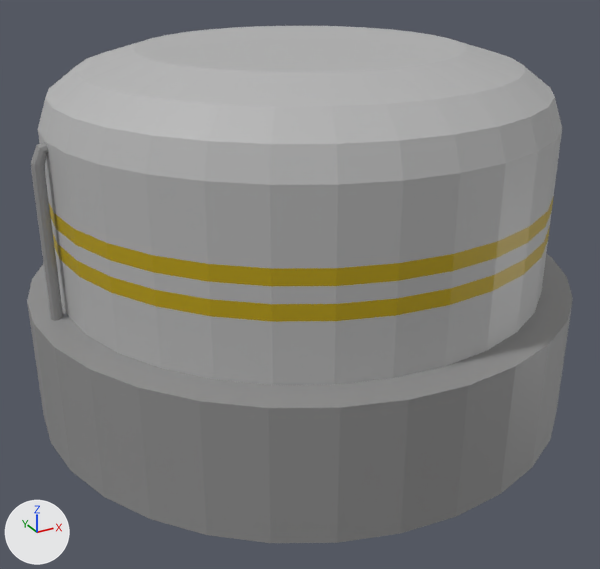
A saved change to the Blender file Assets/Art/Models/Enviroment/Structures/Industrial/FuelSilos_Med.blend.
One viewpoint serves both versions: a 50 mm camera at (-10.78, -19.6, 9.22) aimed at (-0.33, -0.61, -0.28). The axes (+X, +Y, +Z) are drawn at lower left. The lights are the same throughout. The picture after the commit comes second. Objects named as collision shapes, trigger or cutter boxes, shadow casters or lower levels of detail are left out.

Names of what the first picture shows: 'FuelSilos_Med_LOD0'.
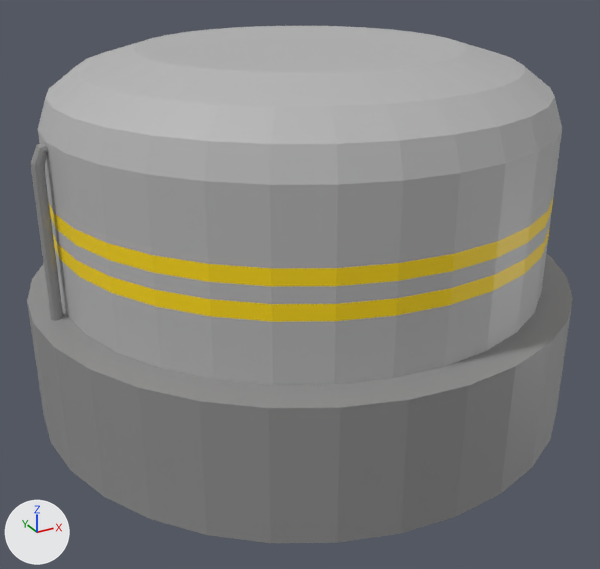
Location of each change, [x1, y1, x2, y2] in pixels of the pictures (600 x 569 px):
'FuelSilos_Med_LOD0', recoloured (lighter): [46, 197, 553, 325] in both

The change, as a diff of the scene's bpy script:
```diff
--- a/Assets/Art/Models/Enviroment/Structures/Industrial/FuelSilos_Med.blend.py
+++ b/Assets/Art/Models/Enviroment/Structures/Industrial/FuelSilos_Med.blend.py
@@ mat_material_002 @@
 mat_material_002 = principled_material('Material.002')
-mat_material_002.base_color = (0.487, 0.345, 0.0)  # yellow #b99f00
+mat_material_002.base_color = (1.0, 0.703, 0.0)  # yellow #ffda00
```
